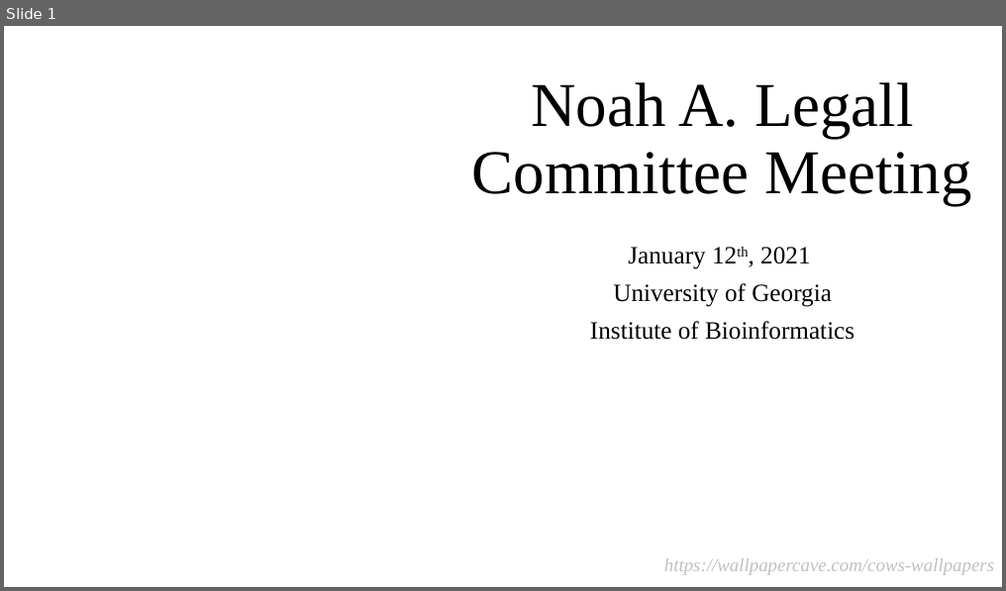
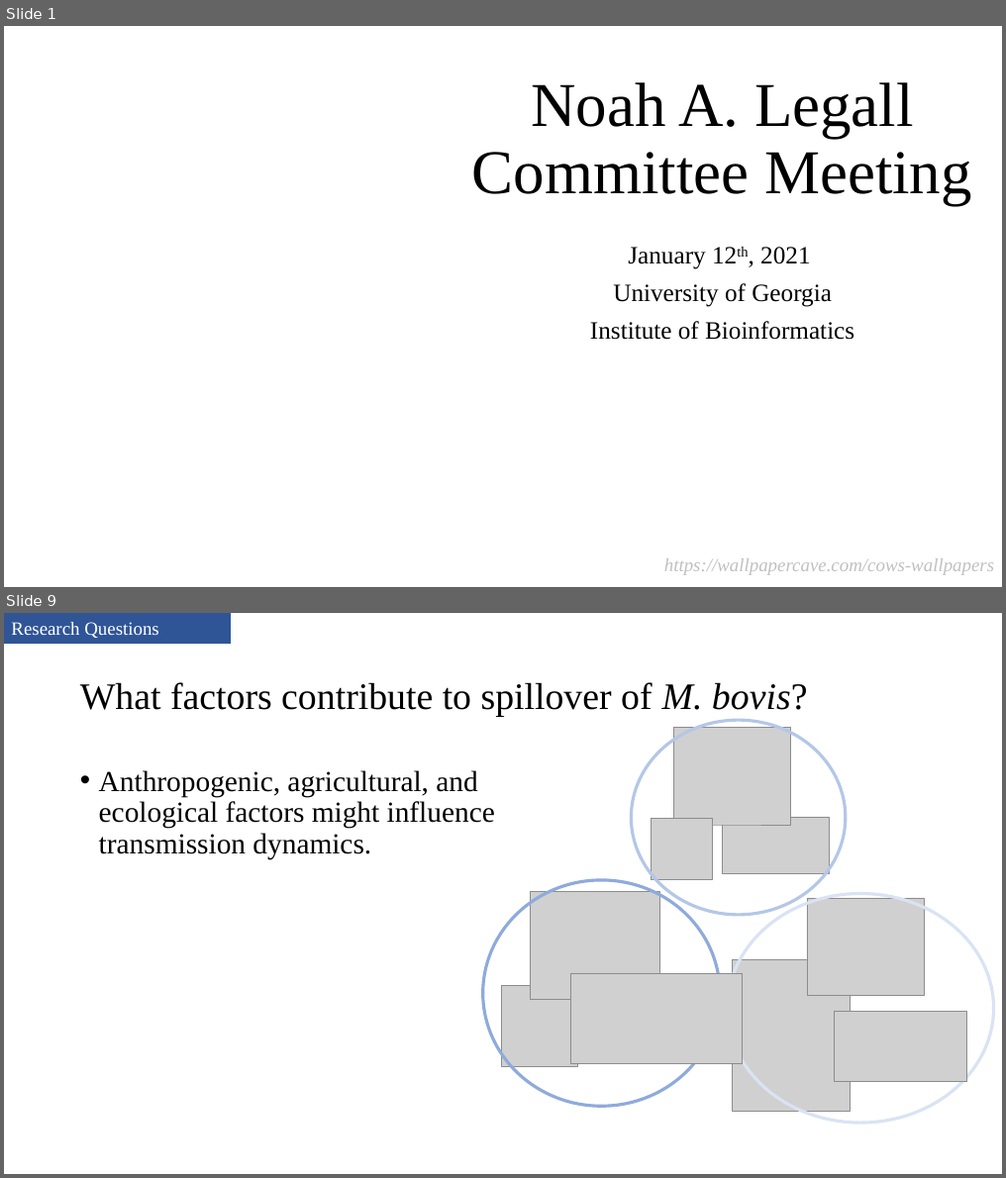
Before and after one commit to salvadorlab/Bovis-PangenomeOfReservoirs, a slide deck: Resources/2021_committeemeeting.pptx. Shown one above the other, each under a label of ours: slide 1 before the commit, slides 1 and 9 after it; the slides between them are not shown. The pictures are 1006x591 and 1006x1178 pixels, drawn with LibreOffice and Linux fonts; fonts in the diff are those of the drawing; grey boxes stand for pictures; background and template pictures are left out. Boxes give left, top, right and bottom in pixels: in the first picture for what was removed or moved away, otherwise in the second. Text is boxed around its words. In the diff, an @@ line names an element or a change of style, - is before the commit and + after.

```diff
--- a/Resources/2021_committeemeeting.pptx
+++ b/Resources/2021_committeemeeting.pptx
@@ slide 9 added at (4,613,1002,1174), background #FFFFFF @@
@@ rectangle added at (4,613,231,643), fill #2F5597, outline #2F5597 1 pt, 18 pt, text #FFFFFF @@
+Research Questions
@@ title added at (80,682,808,717), 36 pt, text #000000 @@
+What factors contribute to spillover of M. bovis?
@@ ellipse added at (632,720,846,915), outline #B4C7E7 3 pt @@
@@ picture added at (674,728,791,825) @@
@@ text added at (99,770,495,860), 28 pt, text #000000 @@
+• Anthropogenic, agricultural, and ecological factors might influence transmission dynamics.
@@ picture added at (650,818,712,879) @@
@@ picture added at (723,817,830,874) @@
@@ ellipse added at (483,880,721,1106), outline #8FAADC 3 pt @@
@@ picture added at (531,892,660,1000) @@
@@ ellipse added at (728,894,994,1123), outline #DAE3F3 3 pt @@
@@ picture added at (807,898,924,995) @@
@@ picture added at (733,960,849,1112) @@
@@ picture added at (501,986,577,1066) @@
@@ picture added at (570,974,743,1064) @@
@@ picture added at (835,1011,967,1082) @@
```
Also in this commit, not shown: 13 slides changed, 7 other slides added, 5 slides removed, 2 other files.
